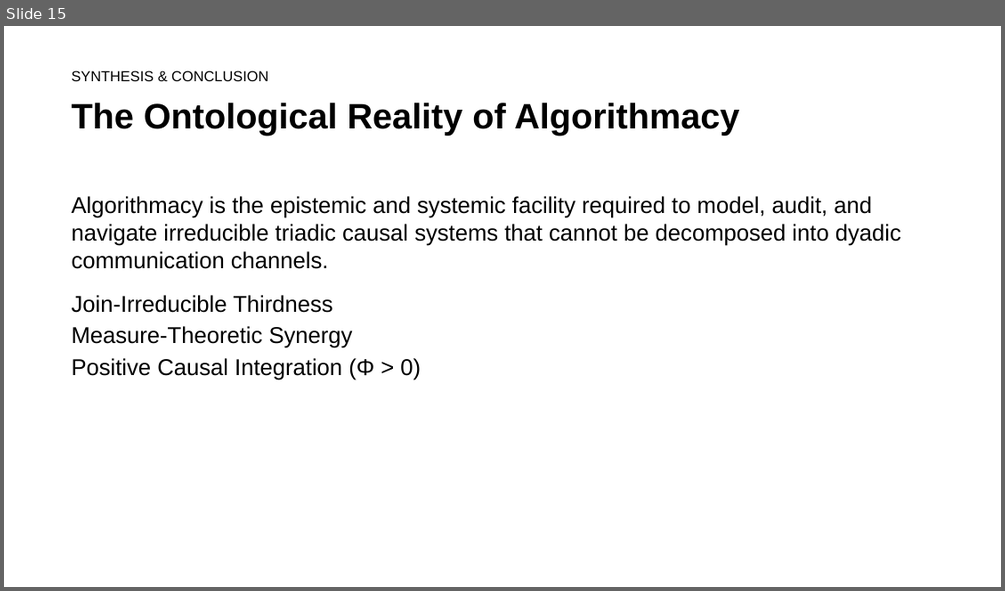
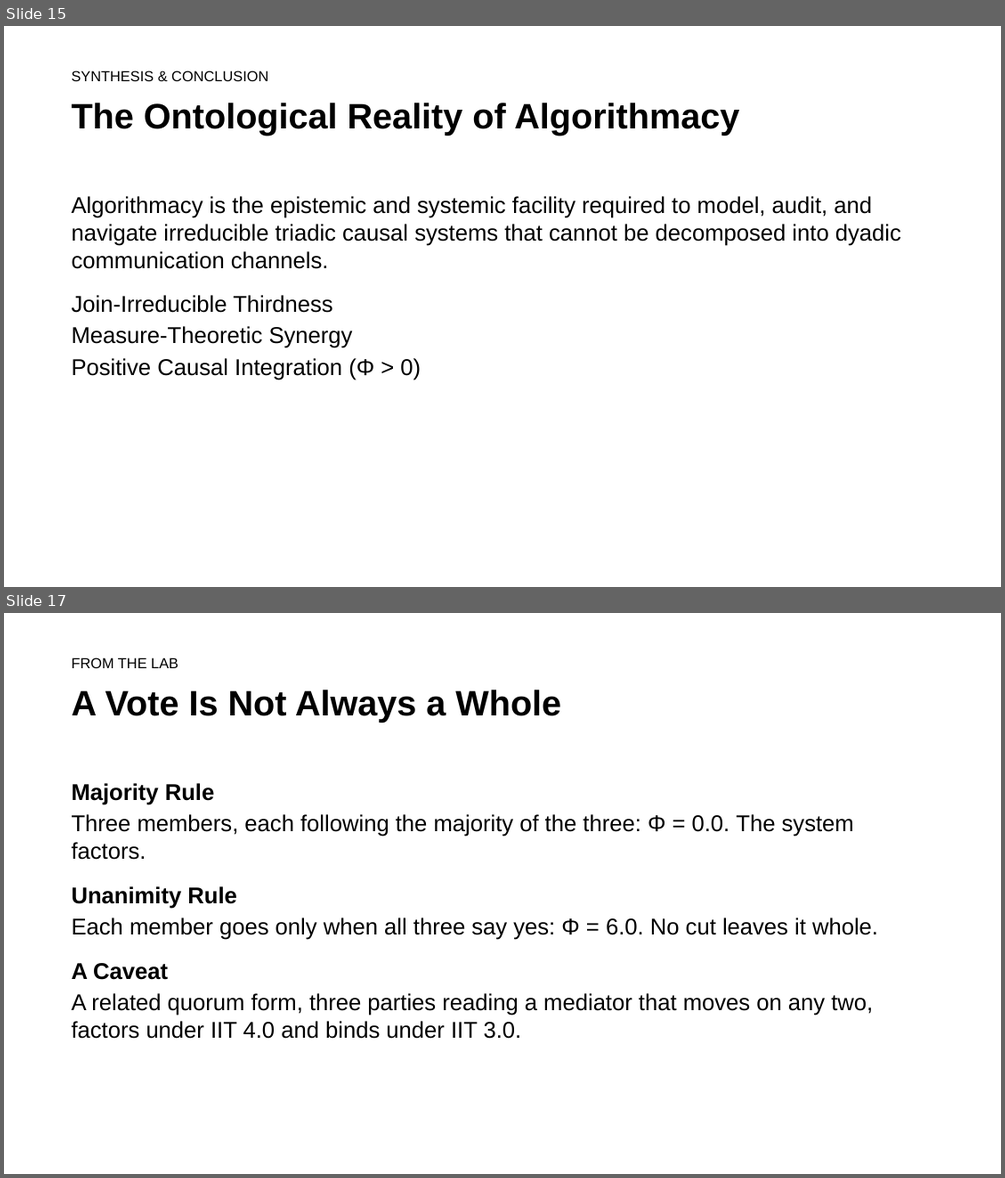
Before and after one commit to rogerSuperBuilderAlpha/algorithmacy-lab, a slide deck: submissions/triadic_reduction/talk/deck.pptx. Shown one above the other, each under a label of ours: slide 15 before the commit, slides 15 and 17 after it; the slides between them are not shown. The pictures are 1005x591 and 1005x1178 pixels, drawn with LibreOffice and Linux fonts; fonts in the diff are those of the drawing. Boxes give left, top, right and bottom in pixels: in the first picture for what was removed or moved away, otherwise in the second. Text is boxed around its words. In the diff, an @@ line names an element or a change of style, - is before the commit and + after.

```diff
--- a/submissions/triadic_reduction/talk/deck.pptx
+++ b/submissions/triadic_reduction/talk/deck.pptx
@@ slide 17 added at <box>4,613,1001,1174</box>, background #FFFFFF @@
@@ text added at <box>72,657,178,668</box>, 14 pt, text #000000 @@
+FROM THE LAB
@@ text added at <box>72,690,561,722</box>, 34 pt, text #000000, bold @@
+A Vote Is Not Always a Whole
@@ text added at <box>72,783,878,1038</box>, 22 pt, text #000000 @@
+Majority Rule
+Three members, each following the majority of the three: Φ = 0.0. The system factors.
+Unanimity Rule
+Each member goes only when all three say yes: Φ = 6.0. No cut leaves it whole.
+A Caveat
+A related quorum form, three parties reading a mediator that moves on any two, factors under IIT 4.0 and binds under IIT 3.0.
```
Also in this commit, not shown: 6 other slides added, 13 other files.
